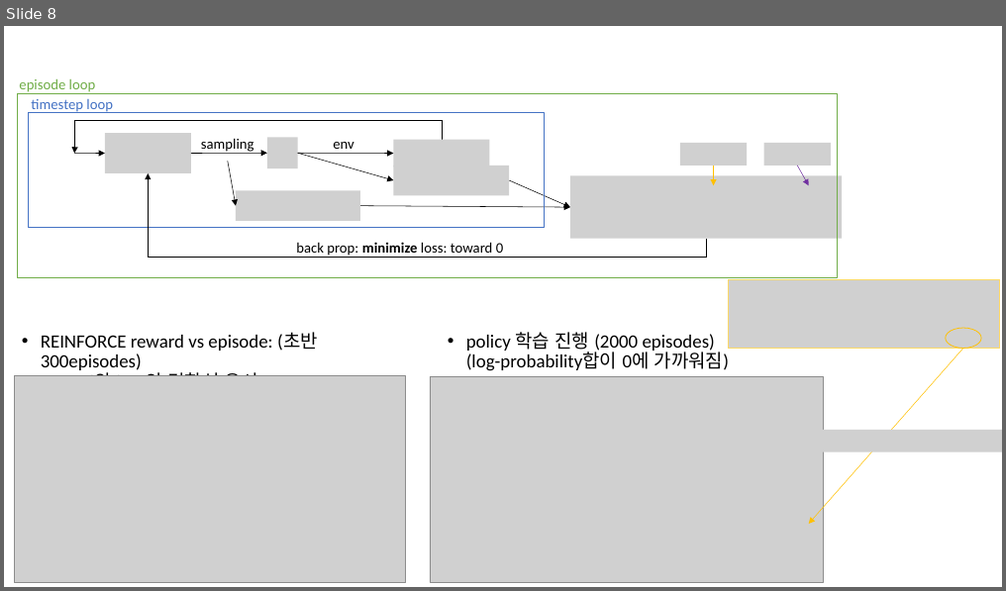
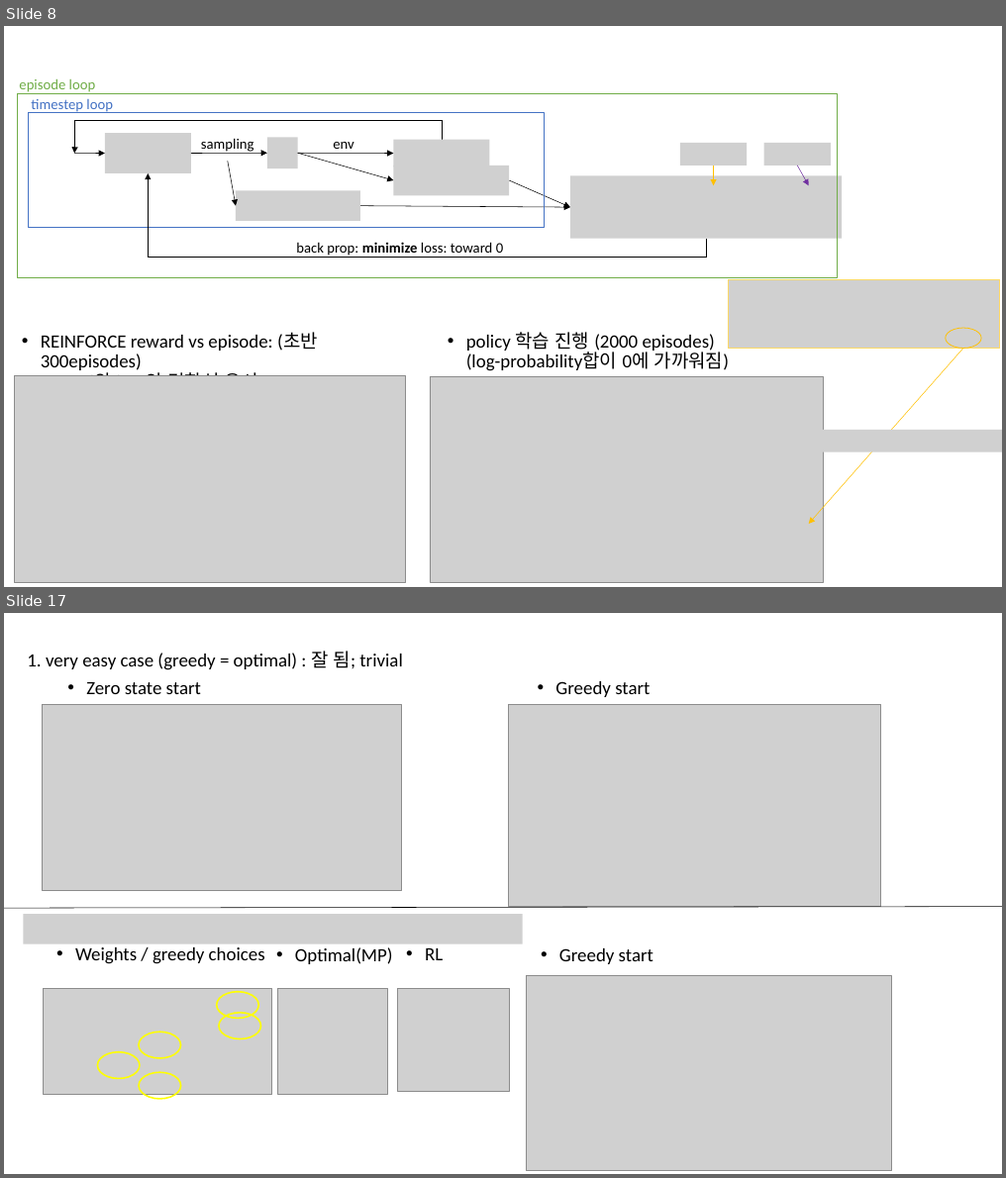
Before and after one commit to ihatesummer/bipartite_maxsum, a slide deck: memo.pptx. Shown one above the other, each under a label of ours: slide 8 before the commit, slides 8 and 17 after it; the slides between them are not shown. The pictures are 1006x591 and 1006x1178 pixels, drawn with LibreOffice and Linux fonts; fonts in the diff are those of the drawing; grey boxes stand for pictures. Boxes give left, top, right and bottom in pixels: in the first picture for what was removed or moved away, otherwise in the second. Text is boxed around its words. In the diff, an @@ line names an element or a change of style, - is before the commit and + after.

```diff
--- a/memo.pptx
+++ b/memo.pptx
@@ slide 17 added at (4, 613, 1002, 1174), background #FFFFFF @@
@@ text added at (27, 651, 402, 670), 18 pt, text #000000 @@
+1. very easy case (greedy = optimal) : 잘 됨; trivial
@@ text added at (86, 682, 201, 694), 18 pt, text #000000 @@
+• Zero state start
@@ text added at (555, 681, 649, 697), 18 pt, text #000000 @@
+• Greedy start
@@ picture added at (42, 704, 402, 891) @@
@@ picture added at (508, 704, 880, 906) @@
@@ line added from (4, 908) to (1002, 906), #000000 0.5 pt @@
@@ picture added at (24, 914, 523, 944) @@
@@ text added at (75, 948, 265, 964), 18 pt, text #000000 @@
+• Weights / greedy choices
@@ text added at (295, 948, 393, 964), 18 pt, text #000000 @@
+• Optimal(MP)
@@ text added at (425, 949, 443, 960), 18 pt, text #000000 @@
+• RL
@@ text added at (559, 949, 653, 964), 18 pt, text #000000 @@
+• Greedy start
@@ picture added at (43, 989, 272, 1094) @@
@@ ellipse added at (217, 992, 258, 1018), outline #FFFF00 1.5 pt @@
@@ picture added at (278, 989, 388, 1094) @@
@@ picture added at (398, 989, 510, 1090) @@
@@ picture added at (526, 976, 891, 1171) @@
@@ ellipse added at (219, 1013, 260, 1039), outline #FFFF00 1.5 pt @@
@@ ellipse added at (98, 1053, 140, 1078), outline #FFFF00 1.5 pt @@
@@ ellipse added at (139, 1032, 180, 1059), outline #FFFF00 1.5 pt @@
@@ ellipse added at (139, 1072, 180, 1099), outline #FFFF00 1.5 pt @@
```
Also in this commit, not shown: 3 slides changed, 8 other slides added, 17 other files.
